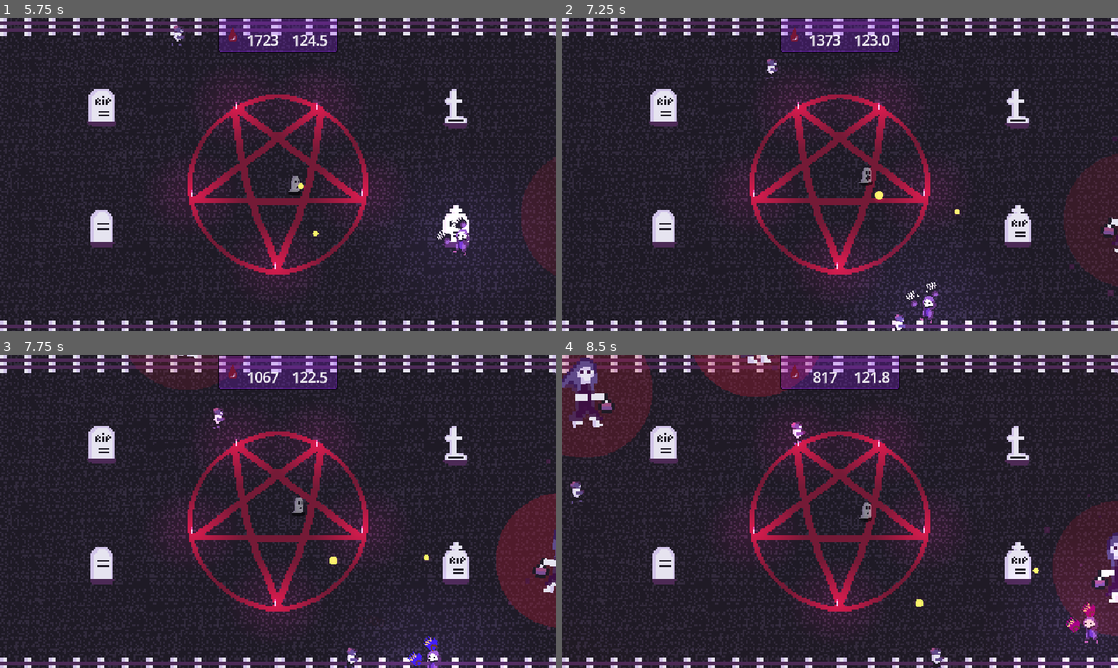
Above: before the commit, frames 1-4 (two rows, left to right).
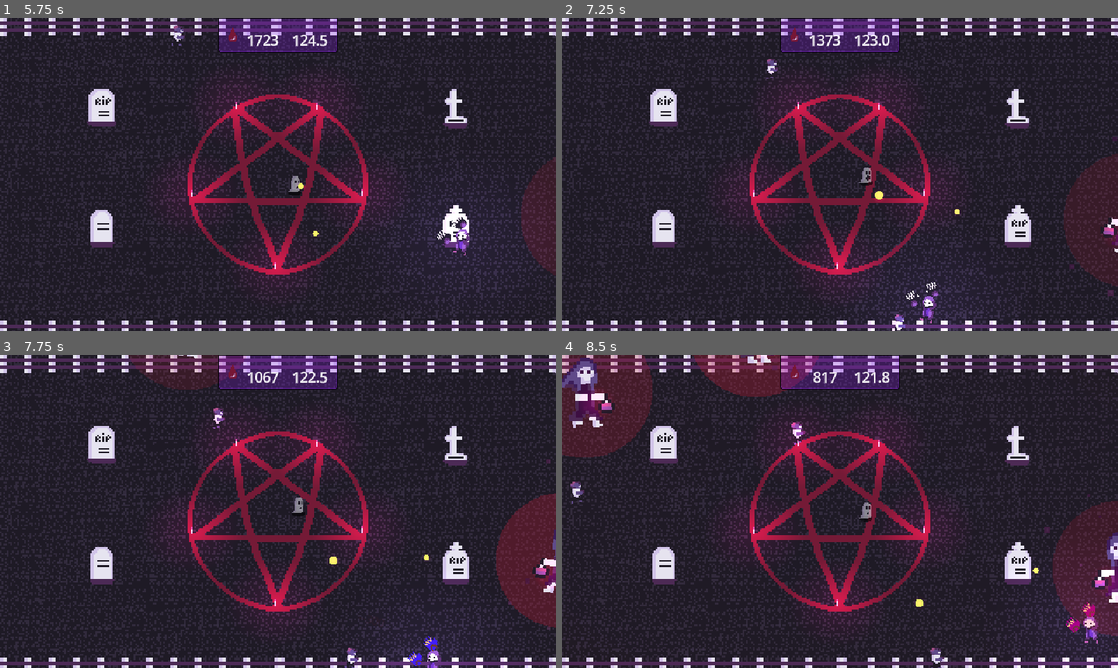
Above: after the commit, the same moments.

Repository: Diego-G-Sanchez/necro-bullet-hell
Game: Godot game, scene res://ui/start_screen.tscn
The game is run twice, just before and just after one commit, with the same random seed, the same clock (stepped at 60 frames per second) and the same inputs.
Inputs (mouse positions are in pixels of both pictures, inside the frame that each line leads up to):
- Up to frame 1 (5.75 s): click "Play" at 0.5 s; click "Play" at 1.25 s; move the mouse to (400, 158) at 2.02 s; press the mouse at (400, 158) at 2.03 s; hold D (move_right) 2.03-2.78 s; move the mouse to (166, 190) at 2.77 s; release the mouse at (166, 190) at 2.78 s; hold S (move_down) 2.78-3.53 s; right-click (166, 190) at 2.85 s; move the mouse to (333, 105) at 3.52 s; hold D (move_right) 3.53-4.28 s; tap 3 (go_mage) at 3.6 s; move the mouse to (250, 237) at 4.27 s; hold W (move_up) 4.28-5.03 s; tap 2 (go_sharp) at 4.35 s; move the mouse to (444, 221) at 5.02 s; hold A (move_left) from 5.03 s (still down); tap 1 (go_wolf) at 5.1 s
- Up to frame 2 (7.25 s): move the mouse to (673, 127) at 5.77 s; click (673, 127) at 5.85 s; move the mouse to (867, 174) at 6.52 s; release A (move_left) at 6.53 s; hold S (move_down) from 6.53 s (still down); hold Right mouse button (action2) from 6.53 s (still down)
- Up to frame 3 (7.75 s): move the mouse to (194, 433) at 7.27 s; release S (move_down) at 7.28 s; release Right mouse button (action2) at 7.28 s; hold D (move_right) from 7.28 s (still down); tap 3 (go_mage) at 7.35 s
- Up to frame 4 (8.5 s): move the mouse to (962, 495) at 8.02 s; release D (move_right) at 8.03 s; hold W (move_up) from 8.03 s (still down); tap 2 (go_sharp) at 8.1 s

Frame 1 is identical in both runs. In frame 2, less than 0.1% of the frame differs, in the area x 97-100%, y 64-73%; in frame 3, 0.2%; in frame 4, 0.3%, in the area x 3-100%, y 0-76%.

Commit message:
thiccums update

Diff:
--- a/enemies/thiccums/thiccums.gd
+++ b/enemies/thiccums/thiccums.gd
@@ -6,12 +6,14 @@
 @export var aura_tick_interval: float = 0.5
 @onready var hc: HealthComponent = %Health
 @onready var sprite: AnimatedSprite2D = $Sprite2D
+@onready var light: PointLight2D = $PointLight2D
 @export var arena_bounds: ArenaBounds
 var config: ScoreConfig
 var dir:= Vector2.ZERO
 var knockback:= Vector2.ZERO
 var player_ref: Player
 var initial_scale: Vector2
+var light_offset_x: float
 
 
 func _ready() -> void:
@@ -22,6 +24,7 @@
 	hc.max_health = config.thiccums_health
 	hc.health = config.thiccums_health
 	initial_scale = scale
+	light_offset_x = light.position.x
 	hc.damage_taken.connect(_on_damage_taken)
 	hc.died.connect(death)
 	$HitBox.set_damage(config.thiccums_big_aura_tick_damage)
@@ -58,6 +61,7 @@
 		velocity = velocity.move_toward(dir * speed, acceleration * delta)
 		velocity += knockback
 		sprite.flip_h = dir.x < 0.0
+		light.position.x = -light_offset_x if sprite.flip_h else light_offset_x
 	move_and_slide()
 
 	if velocity.length() > 1.0:
--- a/enemies/thiccums/thiccums.tscn
+++ b/enemies/thiccums/thiccums.tscn
@@ -144,6 +144,15 @@
 &"RESET": SubResource("Animation_smehm"),
 &"walk": SubResource("Animation_fjrip")
 }
+
+[sub_resource type="Gradient" id="Gradient_light"]
+colors = PackedColorArray(1, 1, 1, 1, 0, 0, 0, 1)
+
+[sub_resource type="GradientTexture2D" id="GradientTexture2D_light"]
+gradient = SubResource("Gradient_light")
+fill = 1
+fill_from = Vector2(0.5, 0.5)
+fill_to = Vector2(0.5, 0)
 
 [sub_resource type="Curve" id="Curve_1ekw4"]
 _data = [Vector2(0, 0.58506227), 0.0, 0.0, 0, 0, Vector2(1, 0), -1.5509018, 0.0, 0, 0]
@@ -235,6 +244,15 @@
 libraries/ = SubResource("AnimationLibrary_smehm")
 autoplay = &"walk"
 
+[node name="PointLight2D" type="PointLight2D" parent="." unique_id=883063746]
+position = Vector2(35.66879, 36.942677)
+scale = Vector2(0.95187294, 0.8663917)
+color = Color(0.7782422, 0.051242888, 0.40447178, 1)
+energy = 1.15
+texture = SubResource("GradientTexture2D_light")
+texture_scale = 1.87
+height = 100.0
+
 [node name="Knockback" type="Node" parent="." unique_id=760548441]
 
 [node name="Frost" parent="." unique_id=342387197 node_paths=PackedStringArray("sprite") instance=ExtResource("7_ryn3m")]
